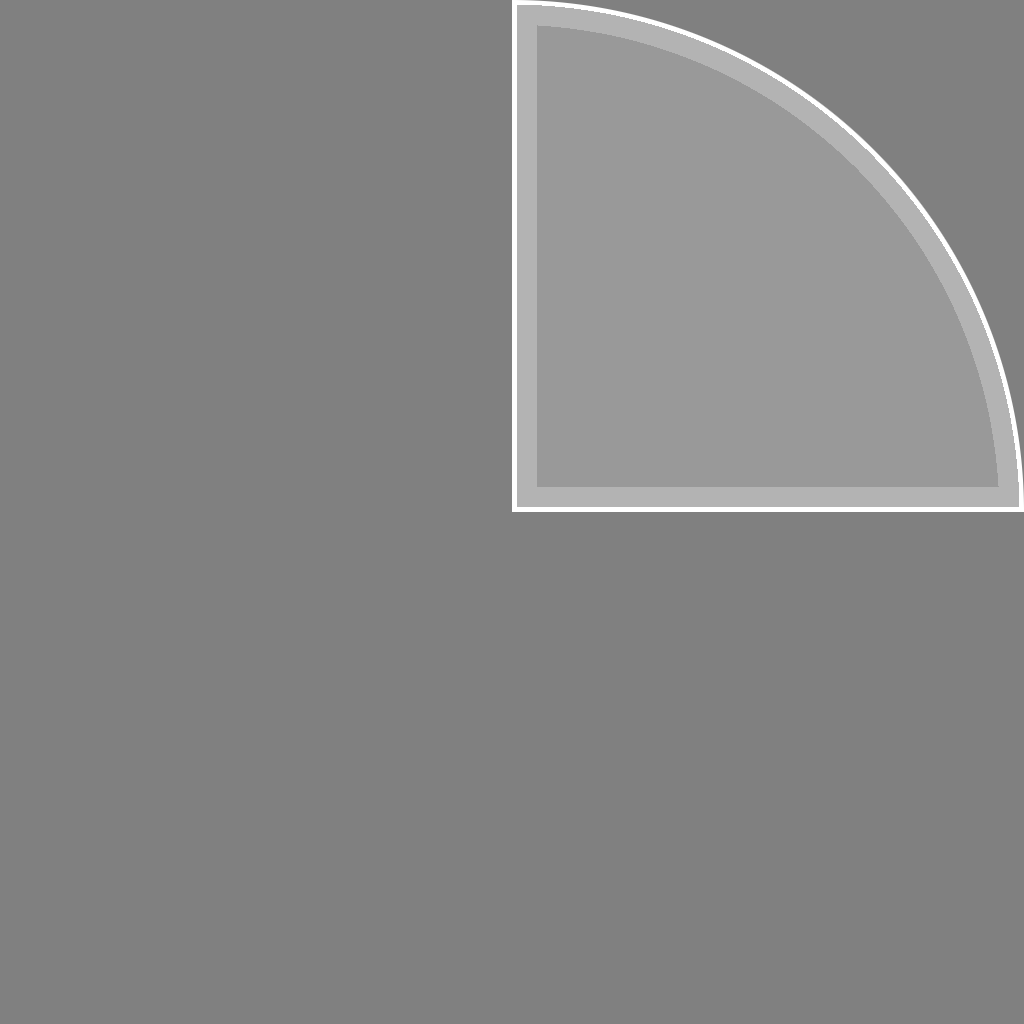
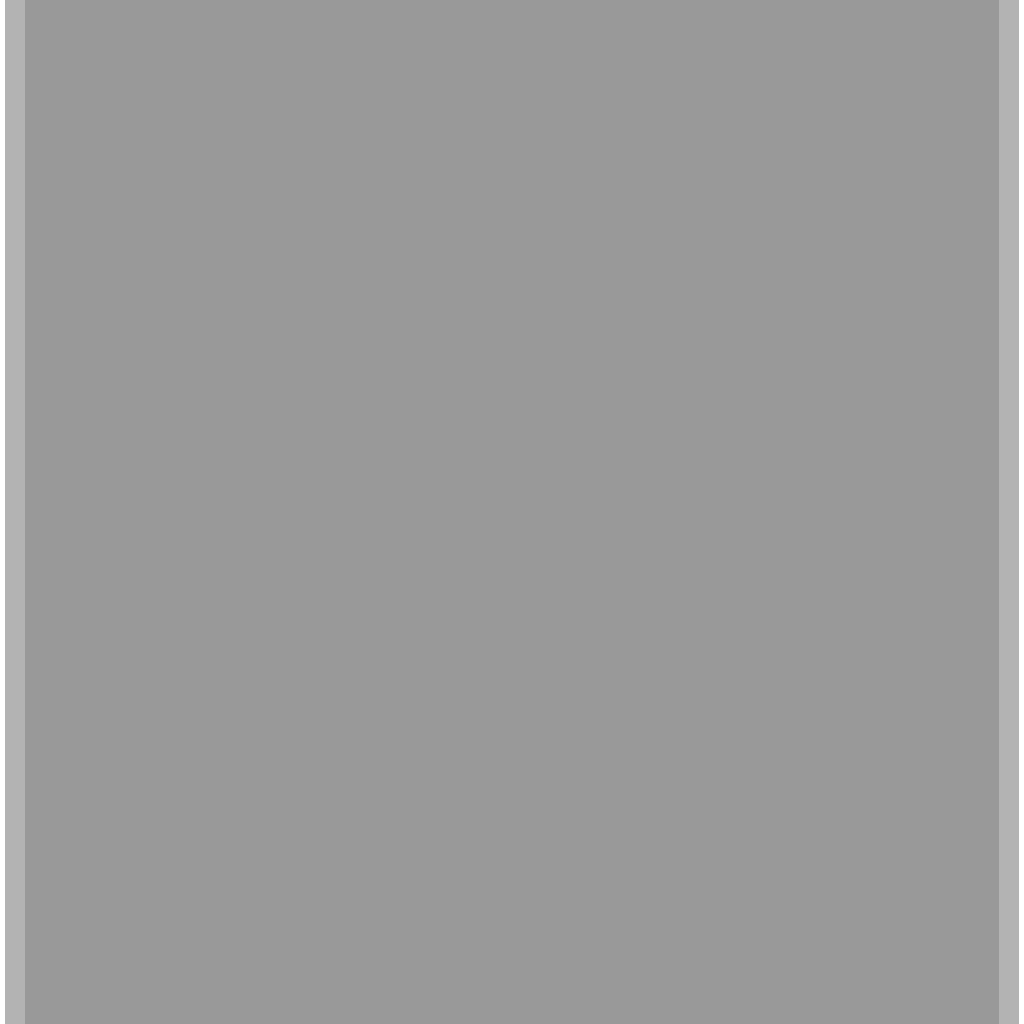
Two versions of the same layered image (1024 × 1024). Layer-by-layer changes:
added layer "Line" above "360" over (x1=0, y1=0, x2=1024, y2=1024)
hid "90" over (x1=512, y1=0, x2=1024, y2=512)
